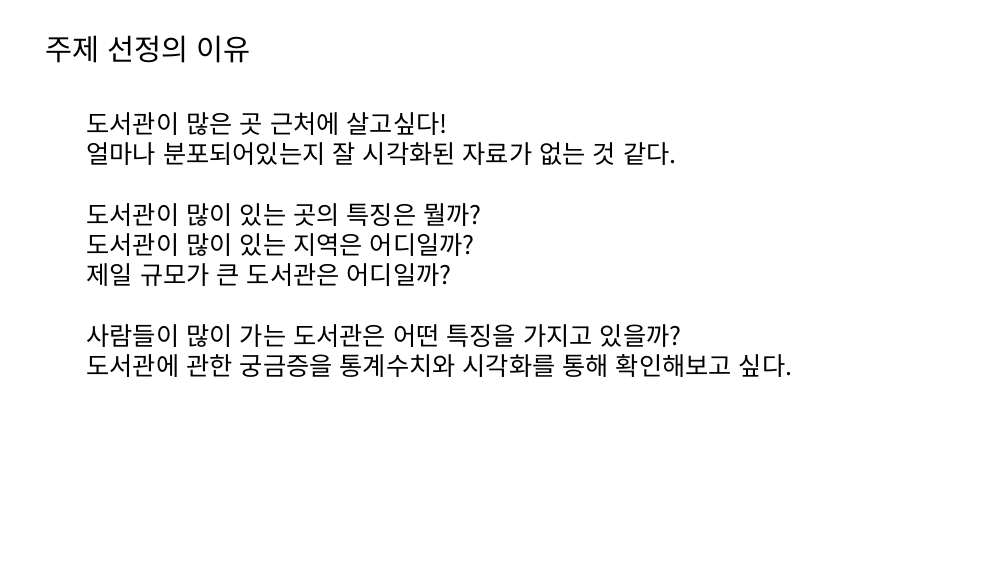
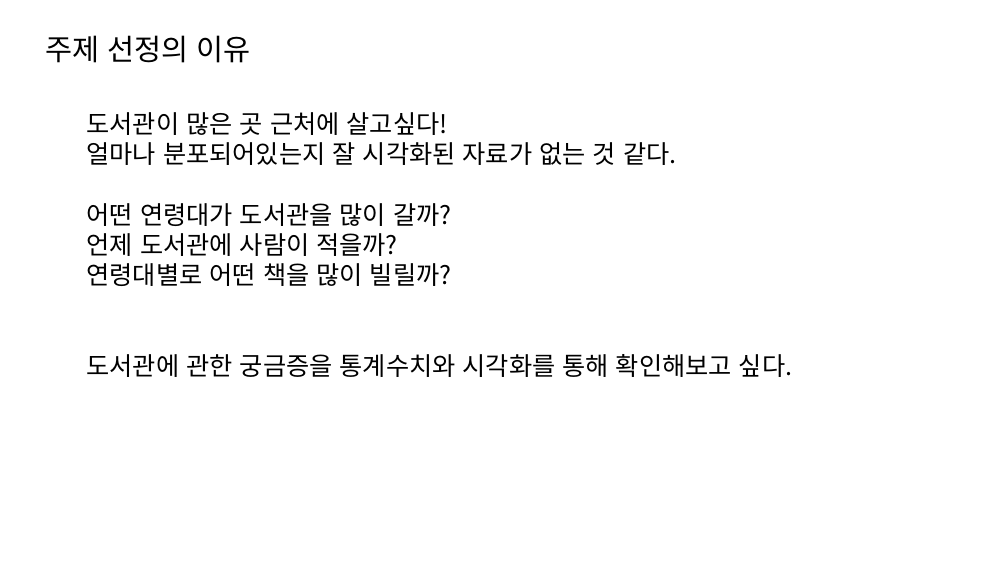
Before and after one commit to dev-hw/SeSAC-live_map, a slide deck: slide 3 of 230810.pptx. Drawn at 1008x567 pixels with LibreOffice and Linux fonts; fonts in the diff are those of the drawing. Boxes give left, top, right and bottom in pixels: in the first picture for what was removed or moved away, otherwise in the second. Text is boxed around its words. In the diff, an @@ line names an element or a change of style, - is before the commit and + after.

Commit message:
연령대별 대출건수 그래프 시각화

```diff
--- a/230810.pptx
+++ b/230810.pptx
@@ text at [87, 203, 451, 286]: text changed @@
-도서관이 많이 있는 곳의 특징은 뭘까?
-도서관이 많이 있는 지역은 어디일까?
-제일 규모가 큰 도서관은 어디일까?
-사람들이 많이 가는 도서관은 어떤 특징을 가지고 있을까?
+어떤 연령대가 도서관을 많이 갈까?
+언제 도서관에 사람이 적을까?
+연령대별로 어떤 책을 많이 빌릴까?
```
Also in this commit, not shown: 2 other slides changed, 4 slides added, 1 slide removed, 3 other files.
